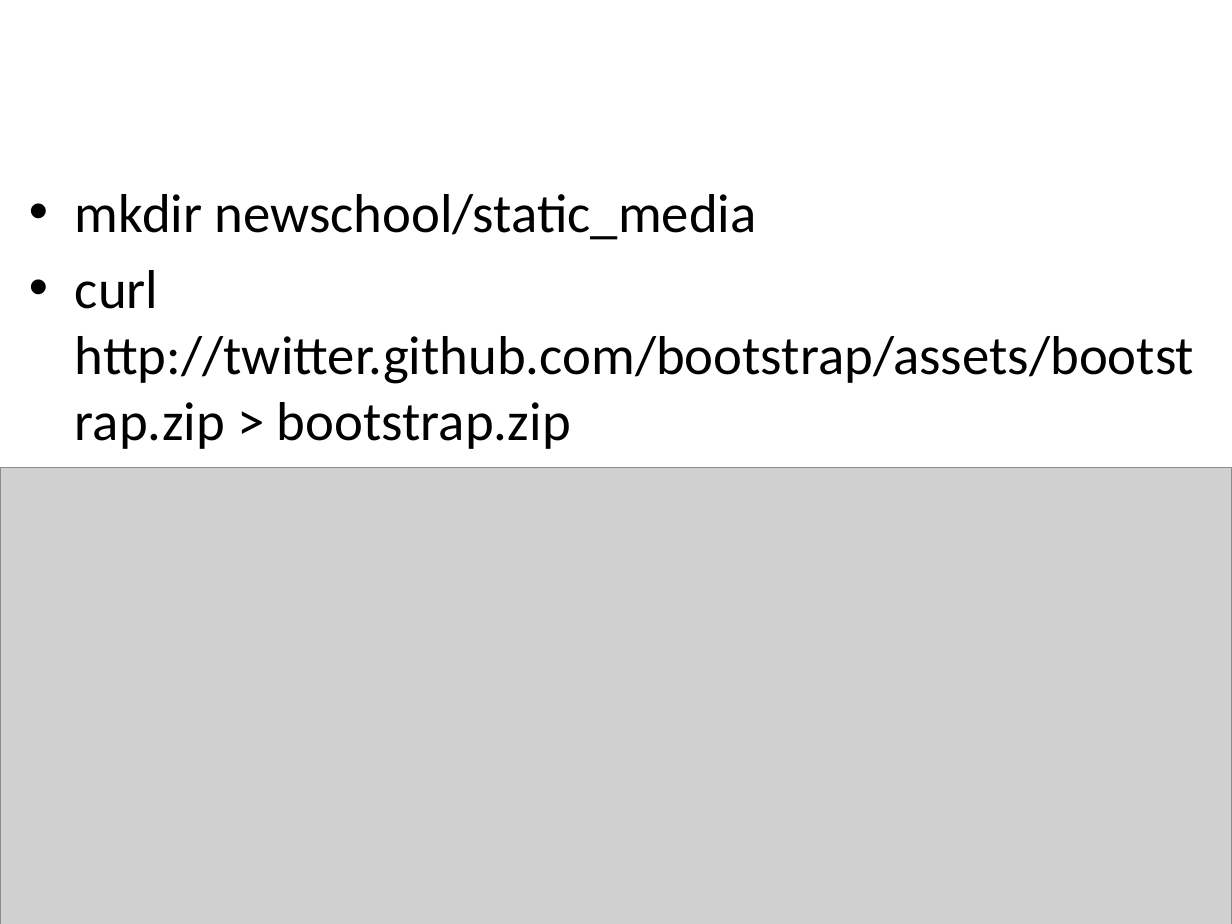
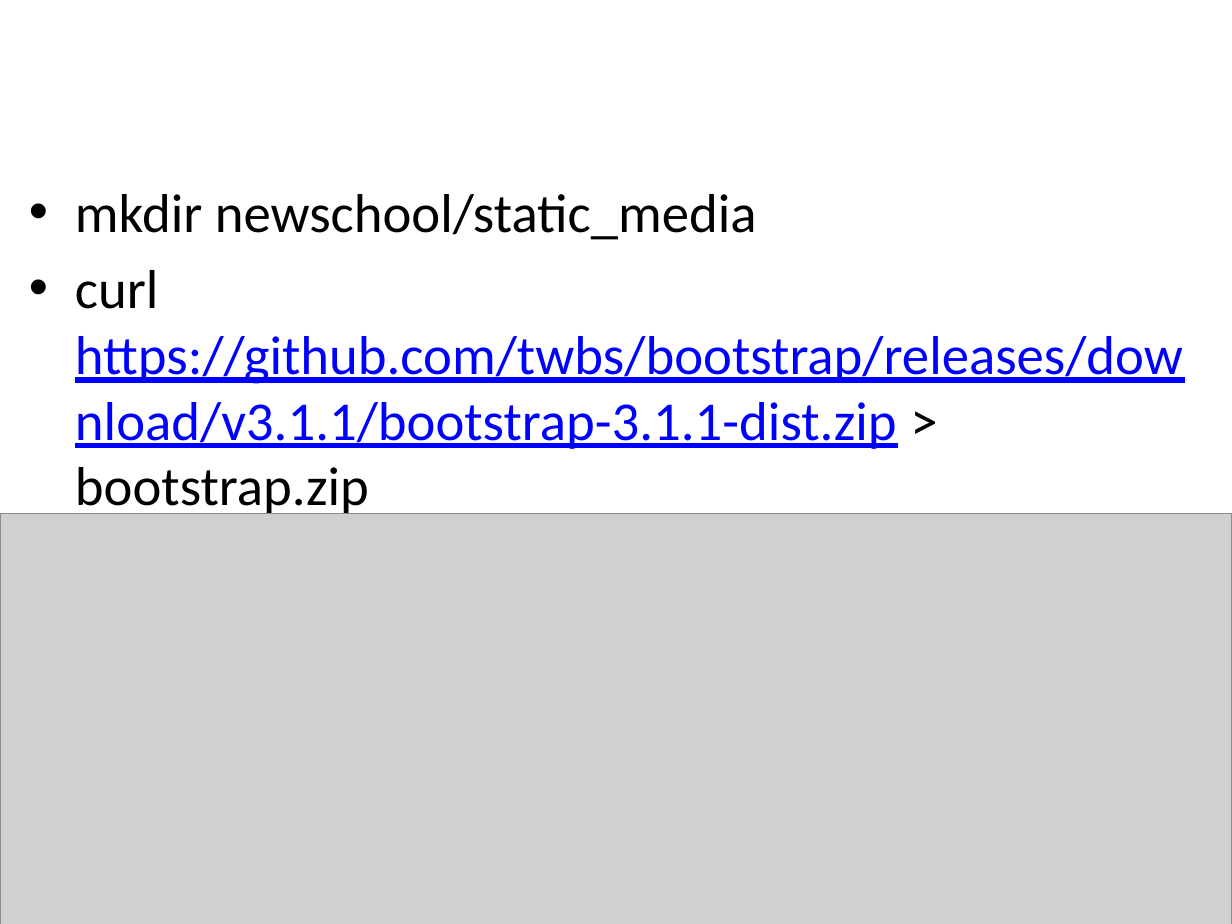
Before and after one commit to steven-king/j583, a slide deck: slide 8 of Class11_django_templates2/django_templates_part2.pptx. Drawn at 1232x924 pixels with LibreOffice and Linux fonts; fonts in the diff are those of the drawing; grey boxes stand for pictures. Boxes give left, top, right and bottom in pixels: in the first picture for what was removed or moved away, otherwise in the second. Text is boxed around its words. In the diff, an @@ line names an element or a change of style, - is before the commit and + after.

```diff
--- a/Class11_django_templates2/django_templates_part2.pptx
+++ b/Class11_django_templates2/django_templates_part2.pptx
@@ text at <box>75,270,1183,519</box>: text changed; text colour #000000 to #0000FF @@
-• curl http://twitter.github.com/bootstrap/assets/bootstrap.zip > bootstrap.zip
+• curl https://github.com/twbs/bootstrap/releases/download/v3.1.1/bootstrap-3.1.1-dist.zip > bootstrap.zip
@@ picture: place and size @@
-picture at <box>0,468,1232,924</box>
+picture at <box>0,514,1232,924</box>
```
Also in this commit, not shown: 1 other slide changed.
